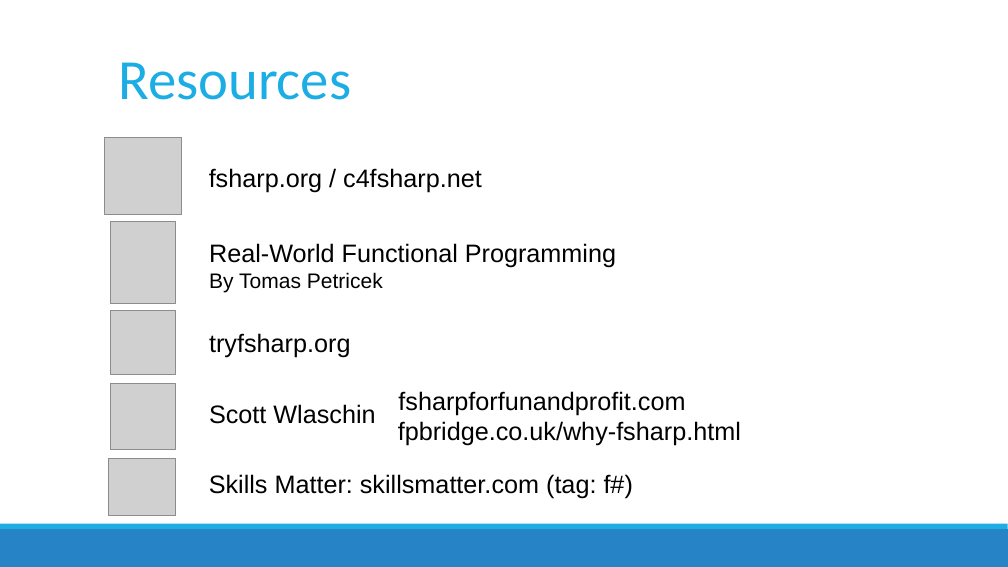
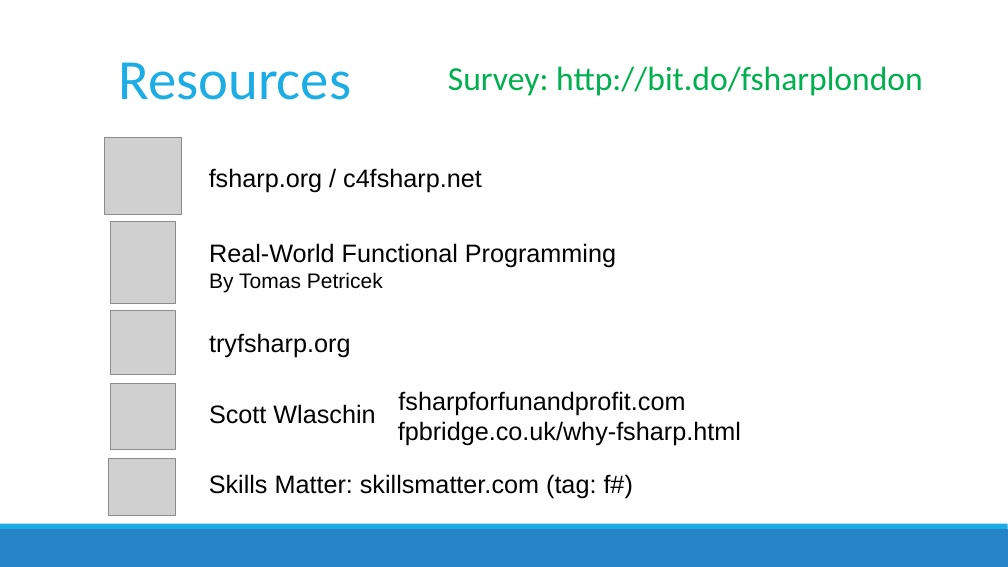
Before and after one commit to jorgef/fsharpworkshop, a slide deck: slide 77 of FSharpWorkshop_Slides.pptx. Drawn at 1008x567 pixels with LibreOffice and Linux fonts; fonts in the diff are those of the drawing; grey boxes stand for pictures. Boxes give left, top, right and bottom in pixels: in the first picture for what was removed or moved away, otherwise in the second. Text is boxed around its words. In the diff, an @@ line names an element or a change of style, - is before the commit and + after.

```diff
--- a/FSharpWorkshop_Slides.pptx
+++ b/FSharpWorkshop_Slides.pptx
@@ text added at <box>448,66,923,96</box>, 32 pt, text #00B050 @@
+Survey: http://bit.do/fsharplondon
```
Also in this commit, not shown: 2 other slides changed, 1 other file.
